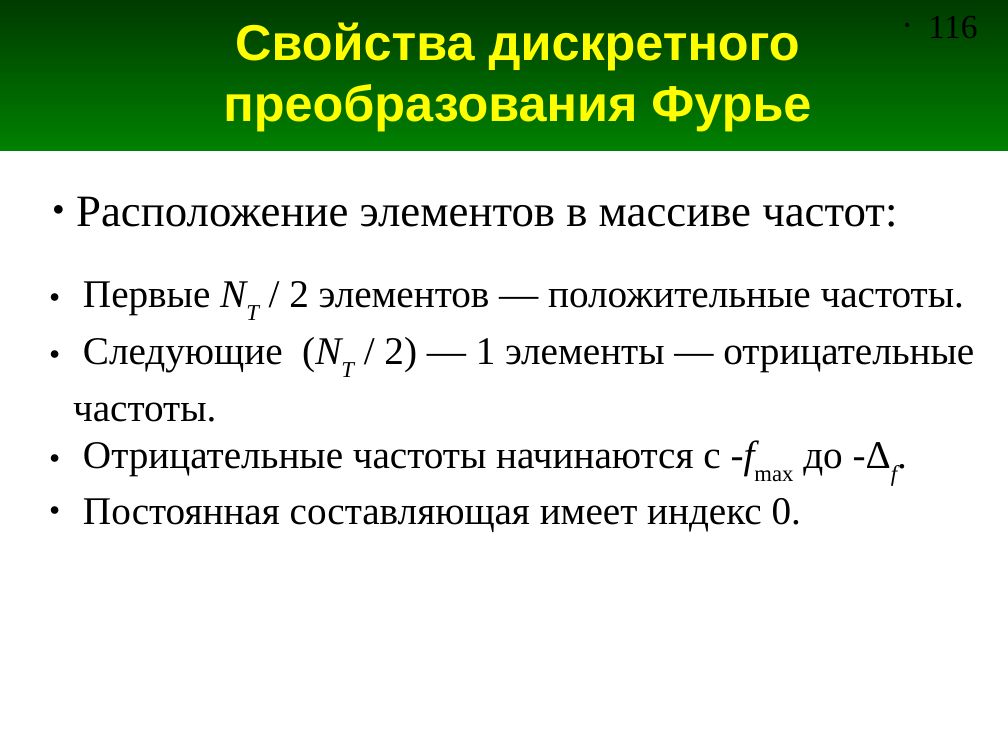
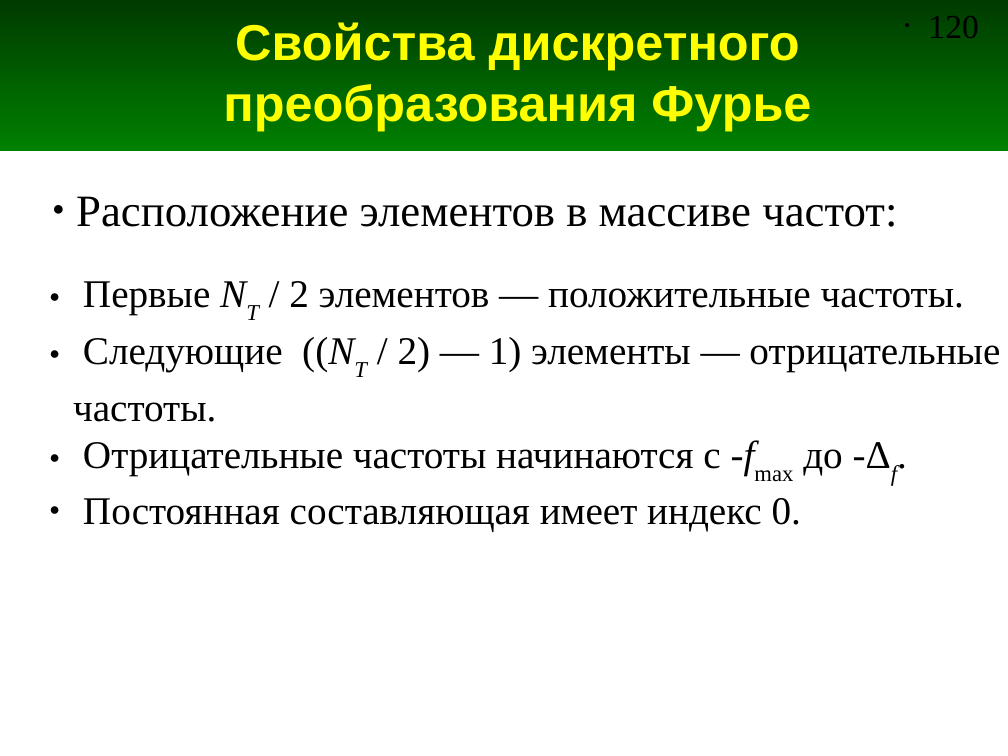
Before and after one commit to andris0147sv/modelling, a slide deck: slide 120 of presentations/2. FDTD.odp (slide 116 before the commit). Drawn at 1008x756 pixels with LibreOffice and Linux fonts; fonts in the diff are those of the drawing. Boxes give left, top, right and bottom in pixels: in the first picture for what was removed or moved away, otherwise in the second. Text is boxed around its words. In the diff, an @@ line names an element or a change of style, - is before the commit and + after.

```diff
--- a/presentations/2. FDTD.odp
+++ b/presentations/2. FDTD.odp
@@ page number at [928,16,978,38]: text changed @@
-• 116
+• 120
@@ text at [73,337,1000,422]: text changed @@
-● Следующие (NT / 2) — 1 элементы — отрицательные
-  частоты.
+● Следующие ((NT / 2) — 1) элементы — отрицательные
+  частоты.
```
Also in this commit, not shown: 6 other slides changed, 4 slides added, 5 other files.
